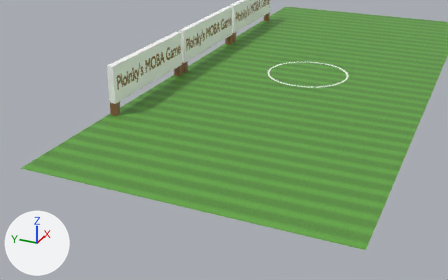
The glTF model resources/assets_raw/maps/map1/map1.glb: old version first, new version second.
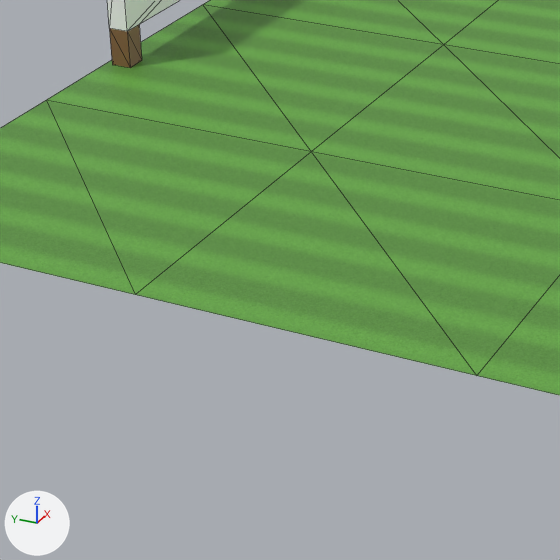
Each version is shown from a 50 mm lens placed at (-1827.0, -289.0, 1230.0), pointed at (379.0, 704.0, 126.0), then close up on the part from 16% to 58% of the width and 33% to 100% of the height. The axes (+X, +Y, +Z) are drawn at lower left. The lights are the same throughout. The older version's two pictures come first. The close-ups show mesh edges as thin lines.
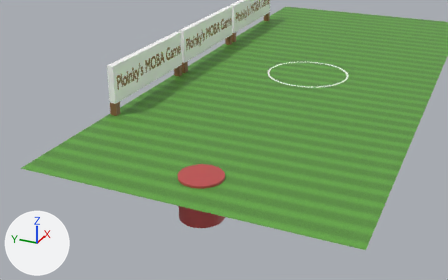
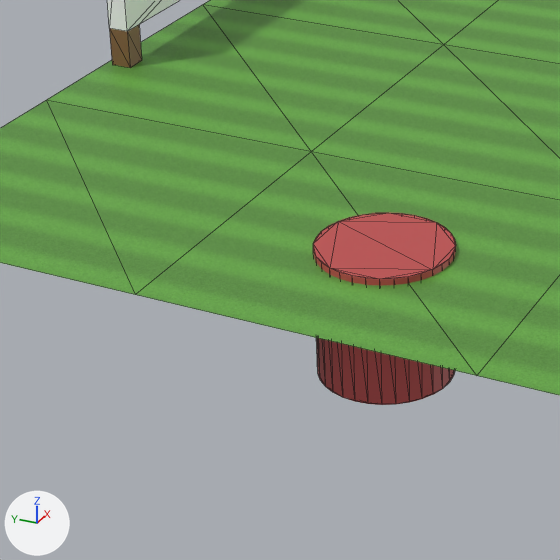
The change, as JSON lines over the scene's bpy script:
```json
{"op": "add", "block": "img_spawn", "code": ["img_spawn = load_image('spawn', '_unpacked/spawn', 512, 512, 'sRGB')"]}
{"op": "add", "block": "mat_spawnmaterial", "code": ["mat_spawnmaterial = principled_material('SpawnMaterial')", "mat_spawnmaterial.texture = img_spawn"]}
{"op": "add", "block": "me_cylinder", "code": ["me_cylinder = bpy.data.meshes.new('Cylinder')", "me_cylinder.from_pydata(...)  # a 32-sided cylinder along z spanning x 150.0..350.0, y 650.0..850.0, z -190.0..10.0", "me_cylinder.materials.append(mat_spawnmaterial)  # picture img_spawn"]}
{"op": "add", "block": "ob_cylinder", "code": ["ob_cylinder = bpy.data.objects.new('Cylinder', me_cylinder)", "ob_cylinder.location = (0.0, 0.0, 0.0)"]}
```

Pixel boxes [x1, y1, x2, y2] of what changed, in the close-ups (560 x 560 px):
```json
{"object": "Cylinder", "change": "added", "after": [313, 213, 456, 405], "on screen": "brown"}
```
